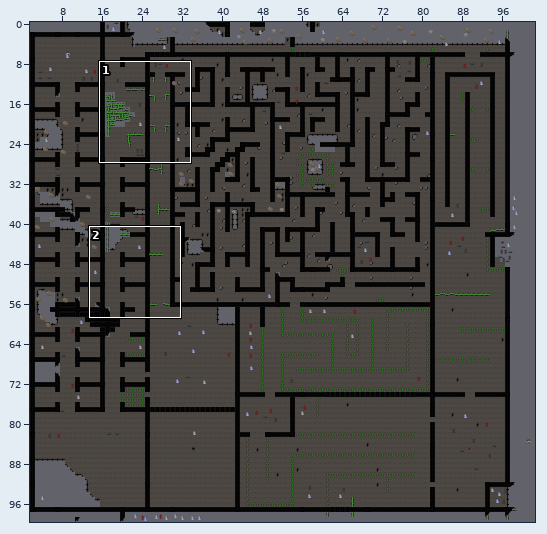
One commit to this Tiled map (JSON): public/maps/b_karteship.tmj. Above: a wide view before the commit, with the close-up outlined.
Close-up. Before:
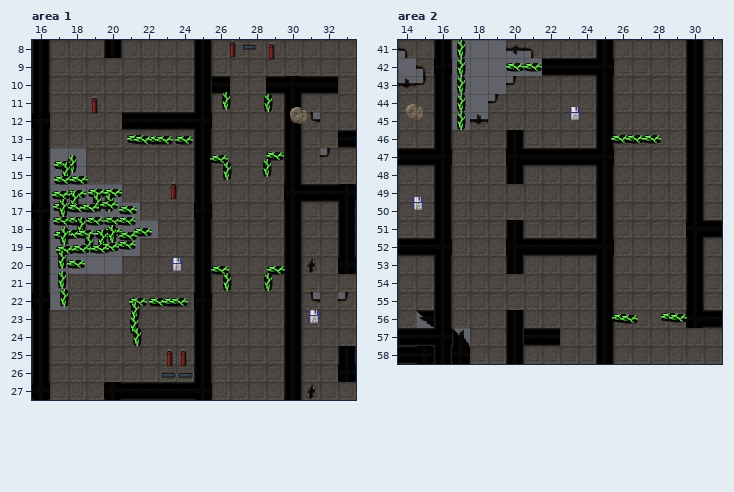
Cells are 32x32 px. Shown: area 1 x 16..33, y 8..27; area 2 x 14..31, y 41..58. The commit also changed other parts of the map, which this record leaves out.
The same view after the edit:
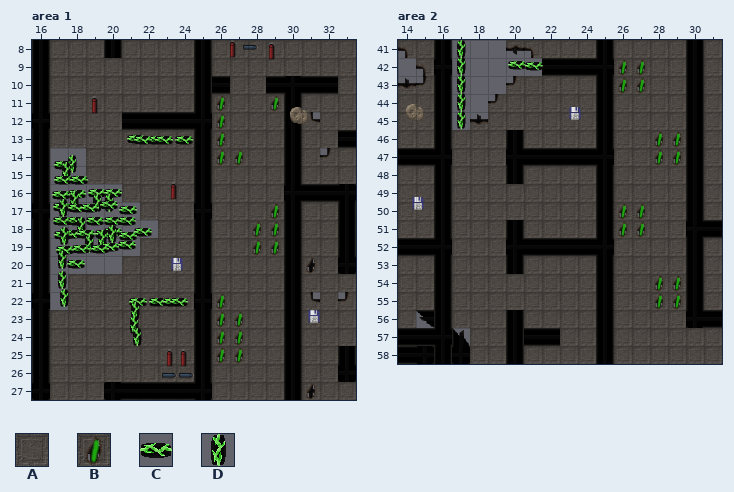
Key: from "ship": A 0, B 17, C 57, D 58.
_ is an empty cell, . an unchanged one.
Objects are placed by their top-left corner, in cells (3,4 is the top-left corner of cell 3,4); size is 1x1 cell unless given.
Difference:
--- layer "Tile Layer 1", area 1
@@ x 26..29 @@
-11 A..A
-12 A...
-13 A...
-14 AA..
+11 B..B
+12 B...
+13 B...
+14 BB..
@@ x 28..29 @@
-17 .A
-18 AA
-19 AA
+17 .B
+18 BB
+19 BB
@@ x 26..27 @@
-22 A.
-23 AA
-24 AA
-25 AA
+22 B.
+23 BB
+24 BB
+25 BB
--- layer "Object Layer 1", area 1
-D at 26.3,10.9
-D at 28.6,11
-C at 29,14
-C at 25.9,14.1
-D at 28.6,14.6
-D at 26.3,14.8
-C at 29.1,20.3
-C at 25.9,20.3
-D at 28.6,21
-D at 26.3,21
--- layer "Tile Layer 1", area 2
@@ x 17..29 @@
-42 D..CC....AA..
-43 D........AA..
-44 D............
-45 D............
-46 ...........AA
-47 ...........AA
+42 _..__....BB..
+43 _........BB..
+44 _............
+45 _............
+46 ...........BB
+47 ...........BB
@@ x 26..27 @@
-50 AA
-51 AA
+50 BB
+51 BB
@@ x 28..29 @@
-54 AA
-55 AA
+54 BB
+55 BB
--- layer "Object Layer 1", area 2
+D at 17,41
+C at 20.1,41.9
+C at 21,41.9
+D at 17,42
+D at 17,42.9
+D at 17,44
+D at 17,45
-C at 27.6,46
-C at 25.8,46
-C at 26.7,46
-C at 28.6,55.9
-C at 29,55.9
-C at 25.9,55.9
-C at 26.4,56
